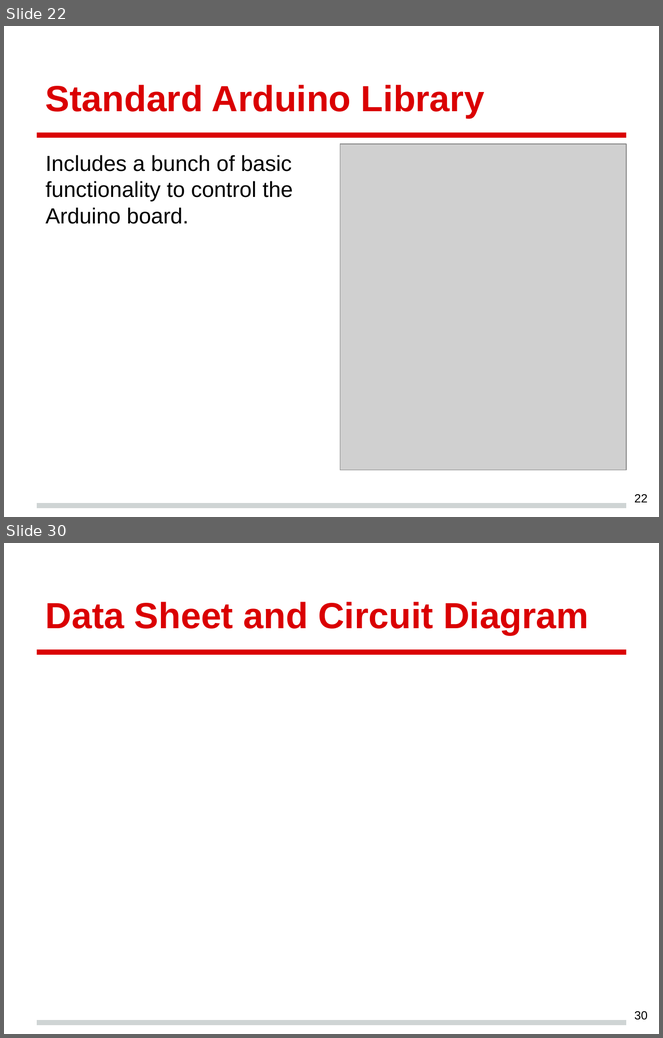
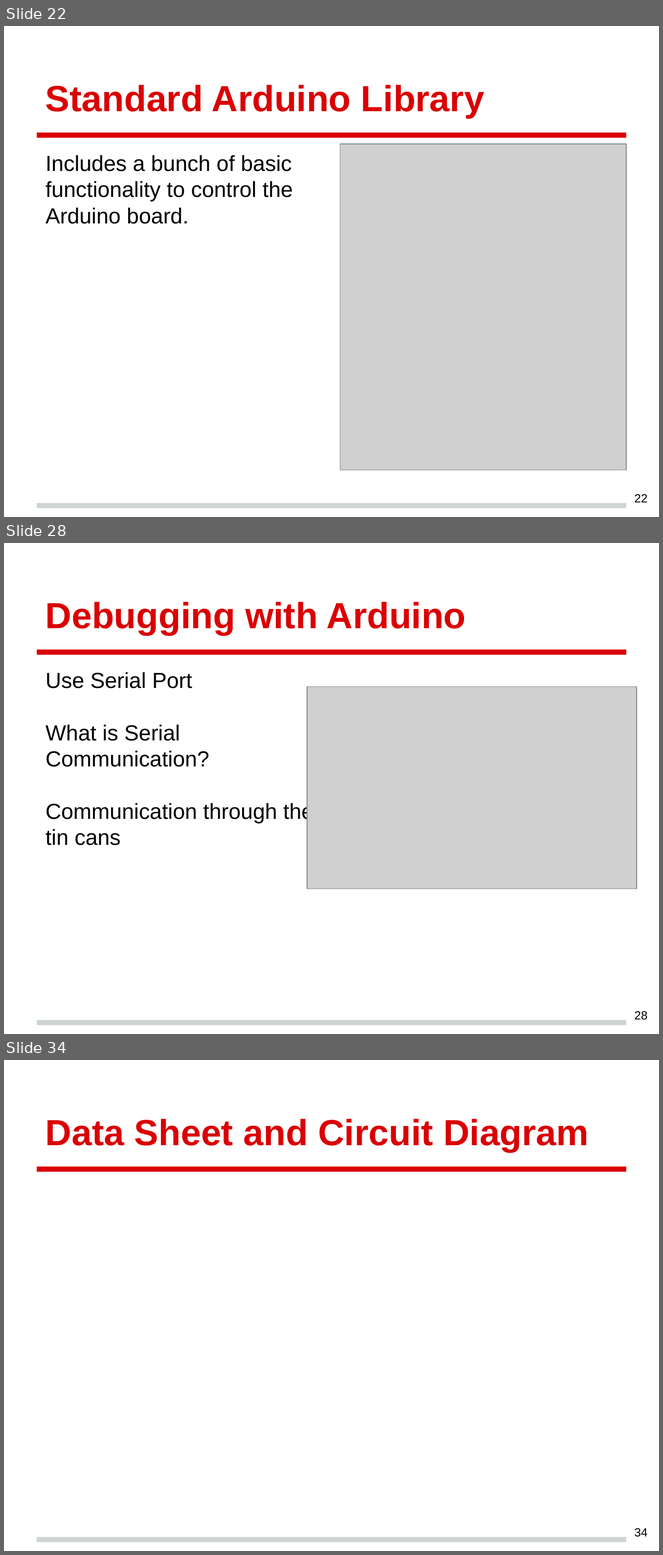
Before and after one commit to crgallac/Course, a slide deck: CourseHaplet.pptx. Shown one above the other, each under a label of ours: slides 22 and 30 before the commit, slides 22, 28 and 34 after it; the slides between them are not shown. The pictures are 663x1038 and 663x1555 pixels, drawn with LibreOffice and Linux fonts; fonts in the diff are those of the drawing; grey boxes stand for pictures. Boxes give left, top, right and bottom in pixels: in the first picture for what was removed or moved away, otherwise in the second. Text is boxed around its words. In the diff, an @@ line names an element or a change of style, - is before the commit and + after.

```diff
--- a/CourseHaplet.pptx
+++ b/CourseHaplet.pptx
@@ slide 28 added at <box>4,543,659,1034</box>, background #FFFFFF; not listed: 2 template elements that a slide beside it also shows @@
@@ title added at <box>46,602,466,635</box>, 30 pt, text #DA0002, bold @@
+Debugging with Arduino
@@ text added at <box>46,672,313,846</box>, 18 pt, text #000000 @@
+Use Serial Port
+What is Serial Communication?
+Communication through the tin cans
@@ picture added at <box>307,687,636,890</box> @@
@@ page number added at <box>635,1012,648,1020</box>, 9.8 pt, text #000000 @@
+28
@@ what was slide 30 is now slide 34 @@
@@ page number at <box>635,1529,648,1537</box>: text changed @@
-30
+34
```
Also in this commit, not shown: 10 slides changed, 11 other slides added, 2 slides removed, 6 other files.
